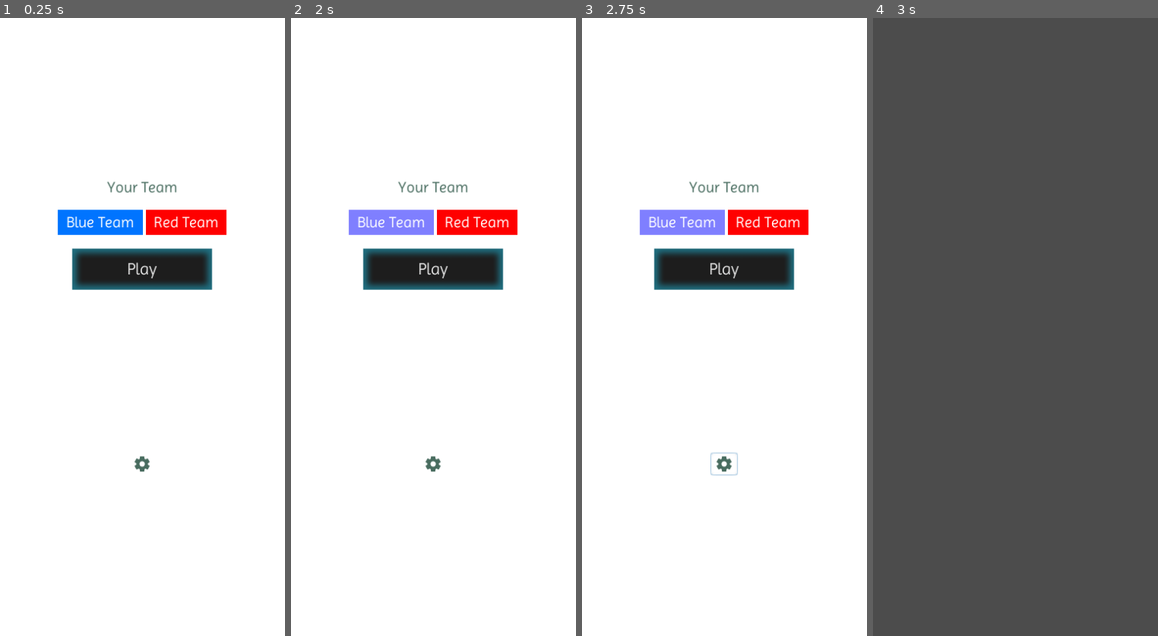
Above: before the commit, frames 1-4 (left to right).
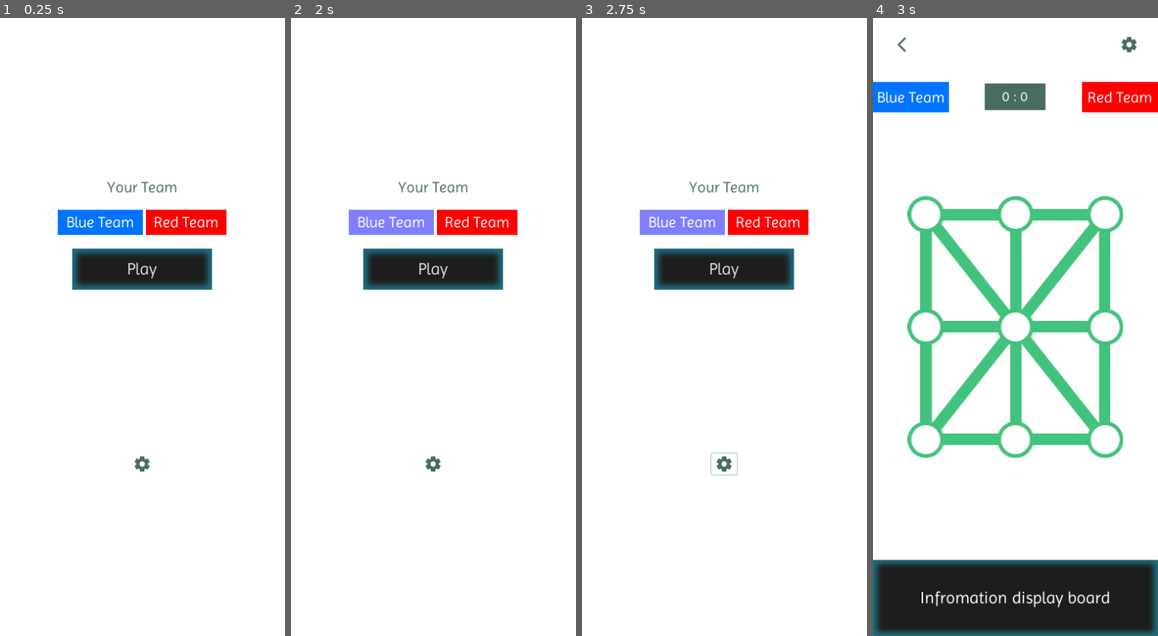
Above: after the commit, the same moments.

Repository: botdenoms/3four3
Game: Godot game, scene res://scenes/home/home.tscn
The game is run twice, just before and just after one commit, with the same random seed, the same clock (stepped at 60 frames per second) and the same inputs.
Inputs (mouse positions are in pixels of both pictures, inside the frame that each line leads up to):
- Up to frame 1 (0.25 s): no input
- Up to frame 2 (2 s): click "Blue Team" at 0.5 s; click "Red Team" at 1.25 s
- Up to frame 3 (2.75 s): click (724, 462) at 2 s
- Up to frame 4 (3 s): click "Play" at 2.75 s

Frames 1-3 are identical in both runs. In frame 4, 100% of the frame differs, in the area x 0-100%, y 0-100%.

Commit message:
play scene:responsive ui structure built

Diff:
--- /dev/null
+++ b/3four3/scenes/play/Hud.tscn
@@ -0,0 +1,155 @@
+[gd_scene load_steps=7 format=2]
+
+[ext_resource path="res://arts/ui/material-symbols_settings.png" type="Texture" id=1]
+[ext_resource path="res://arts/ui/material-symbols_arrow-back-ios-new-rounded.png" type="Texture" id=2]
+[ext_resource path="res://arts/backgrounds/inforBoard.png" type="Texture" id=3]
+[ext_resource path="res://scenes/play/infro_font.tres" type="DynamicFont" id=4]
+[ext_resource path="res://scenes/play/team_font.tres" type="DynamicFont" id=5]
+[ext_resource path="res://scenes/play/score_font.tres" type="DynamicFont" id=6]
+
+[node name="Hud" type="CanvasLayer"]
+
+[node name="background" type="ColorRect" parent="."]
+anchor_right = 1.0
+anchor_bottom = 1.0
+
+[node name="appbar" type="MarginContainer" parent="."]
+anchor_right = 1.0
+margin_left = 20.0
+margin_top = 20.0
+margin_right = -20.0
+margin_bottom = 50.0
+
+[node name="HBoxContainer" type="HBoxContainer" parent="appbar"]
+margin_right = 335.0
+margin_bottom = 30.0
+size_flags_horizontal = 3
+
+[node name="back" type="Button" parent="appbar/HBoxContainer"]
+margin_right = 36.0
+margin_bottom = 30.0
+icon = ExtResource( 2 )
+flat = true
+
+[node name="CenterContainer" type="CenterContainer" parent="appbar/HBoxContainer"]
+margin_left = 40.0
+margin_right = 295.0
+margin_bottom = 30.0
+size_flags_horizontal = 3
+
+[node name="settings" type="Button" parent="appbar/HBoxContainer"]
+margin_left = 299.0
+margin_right = 335.0
+margin_bottom = 30.0
+icon = ExtResource( 1 )
+flat = true
+
+[node name="VBoxContainer" type="VBoxContainer" parent="."]
+anchor_right = 1.0
+anchor_bottom = 1.0
+size_flags_horizontal = 3
+size_flags_vertical = 3
+
+[node name="CenterContainer" type="CenterContainer" parent="VBoxContainer"]
+margin_right = 375.0
+margin_bottom = 80.0
+rect_min_size = Vector2( 0, 80 )
+
+[node name="HBoxContainer" type="HBoxContainer" parent="VBoxContainer"]
+margin_top = 84.0
+margin_right = 375.0
+margin_bottom = 124.0
+size_flags_horizontal = 3
+
+[node name="CenterContainer" type="CenterContainer" parent="VBoxContainer/HBoxContainer"]
+margin_right = 100.0
+margin_bottom = 40.0
+
+[node name="left" type="ColorRect" parent="VBoxContainer/HBoxContainer/CenterContainer"]
+margin_right = 100.0
+margin_bottom = 40.0
+rect_min_size = Vector2( 100, 40 )
+size_flags_horizontal = 3
+size_flags_vertical = 3
+color = Color( 0, 0.458824, 1, 1 )
+
+[node name="Label" type="Label" parent="VBoxContainer/HBoxContainer/CenterContainer/left"]
+anchor_right = 1.0
+anchor_bottom = 1.0
+custom_fonts/font = ExtResource( 5 )
+text = "Blue Team"
+align = 1
+valign = 1
+
+[node name="CenterContainer3" type="CenterContainer" parent="VBoxContainer/HBoxContainer"]
+margin_left = 104.0
+margin_right = 271.0
+margin_bottom = 40.0
+size_flags_horizontal = 3
+
+[node name="score" type="ColorRect" parent="VBoxContainer/HBoxContainer/CenterContainer3"]
+margin_left = 43.0
+margin_top = 2.0
+margin_right = 123.0
+margin_bottom = 37.0
+rect_min_size = Vector2( 80, 35 )
+size_flags_horizontal = 3
+size_flags_vertical = 3
+color = Color( 0.286275, 0.427451, 0.376471, 1 )
+
+[node name="Label" type="Label" parent="VBoxContainer/HBoxContainer/CenterContainer3/score"]
+anchor_right = 1.0
+anchor_bottom = 1.0
+custom_fonts/font = ExtResource( 6 )
+text = "0 : 0"
+align = 1
+valign = 1
+
+[node name="CenterContainer2" type="CenterContainer" parent="VBoxContainer/HBoxContainer"]
+margin_left = 275.0
+margin_right = 375.0
+margin_bottom = 40.0
+
+[node name="right" type="ColorRect" parent="VBoxContainer/HBoxContainer/CenterContainer2"]
+margin_right = 100.0
+margin_bottom = 40.0
+rect_min_size = Vector2( 100, 40 )
+size_flags_horizontal = 3
+size_flags_vertical = 3
+color = Color( 1, 0, 0, 1 )
+
+[node name="Label" type="Label" parent="VBoxContainer/HBoxContainer/CenterContainer2/right"]
+anchor_right = 1.0
+anchor_bottom = 1.0
+custom_fonts/font = ExtResource( 5 )
+text = "Red Team"
+align = 1
+valign = 1
+
+[node name="CenterContainer2" type="CenterContainer" parent="VBoxContainer"]
+margin_top = 128.0
+margin_right = 375.0
+margin_bottom = 708.0
+size_flags_vertical = 3
+
+[node name="inforboard" type="TextureRect" parent="VBoxContainer"]
+margin_top = 712.0
+margin_right = 375.0
+margin_bottom = 812.0
+rect_min_size = Vector2( 0, 100 )
+texture = ExtResource( 3 )
+expand = true
+
+[node name="CenterContainer" type="CenterContainer" parent="VBoxContainer/inforboard"]
+anchor_right = 1.0
+anchor_bottom = 1.0
+
+[node name="infro" type="Label" parent="VBoxContainer/inforboard/CenterContainer"]
+margin_left = 62.0
+margin_top = 36.0
+margin_right = 312.0
+margin_bottom = 63.0
+custom_fonts/font = ExtResource( 4 )
+text = "Infromation display board"
+align = 1
+valign = 1
--- /dev/null
+++ b/3four3/scenes/play/infro_font.tres
@@ -0,0 +1,7 @@
+[gd_resource type="DynamicFont" load_steps=2 format=2]
+
+[ext_resource path="res://fonts/Imprima-Regular.ttf" type="DynamicFontData" id=1]
+
+[resource]
+size = 22
+font_data = ExtResource( 1 )
--- a/3four3/scenes/play/play.tscn
+++ b/3four3/scenes/play/play.tscn
@@ -1,3 +1,24 @@
-[gd_scene format=2]
+[gd_scene load_steps=4 format=2]
+
+[ext_resource path="res://scenes/play/Hud.tscn" type="PackedScene" id=1]
+[ext_resource path="res://arts/backgrounds/points.png" type="Texture" id=2]
+[ext_resource path="res://arts/backgrounds/Lines1.png" type="Texture" id=3]
 
 [node name="world" type="Node2D"]
+
+[node name="Camera2D" type="Camera2D" parent="."]
+current = true
+
+[node name="Hud" parent="." instance=ExtResource( 1 )]
+layer = -1
+
+[node name="backgrounddraw" type="Node2D" parent="."]
+__meta__ = {
+"_edit_group_": true
+}
+
+[node name="lines" type="Sprite" parent="backgrounddraw"]
+texture = ExtResource( 3 )
+
+[node name="points" type="Sprite" parent="backgrounddraw"]
+texture = ExtResource( 2 )
--- /dev/null
+++ b/3four3/scenes/play/score_font.tres
@@ -0,0 +1,7 @@
+[gd_resource type="DynamicFont" load_steps=2 format=2]
+
+[ext_resource path="res://fonts/Imprima-Regular.ttf" type="DynamicFontData" id=1]
+
+[resource]
+size = 18
+font_data = ExtResource( 1 )
--- /dev/null
+++ b/3four3/scenes/play/team_font.tres
@@ -0,0 +1,7 @@
+[gd_resource type="DynamicFont" load_steps=2 format=2]
+
+[ext_resource path="res://fonts/Imprima-Regular.ttf" type="DynamicFontData" id=1]
+
+[resource]
+size = 20
+font_data = ExtResource( 1 )
